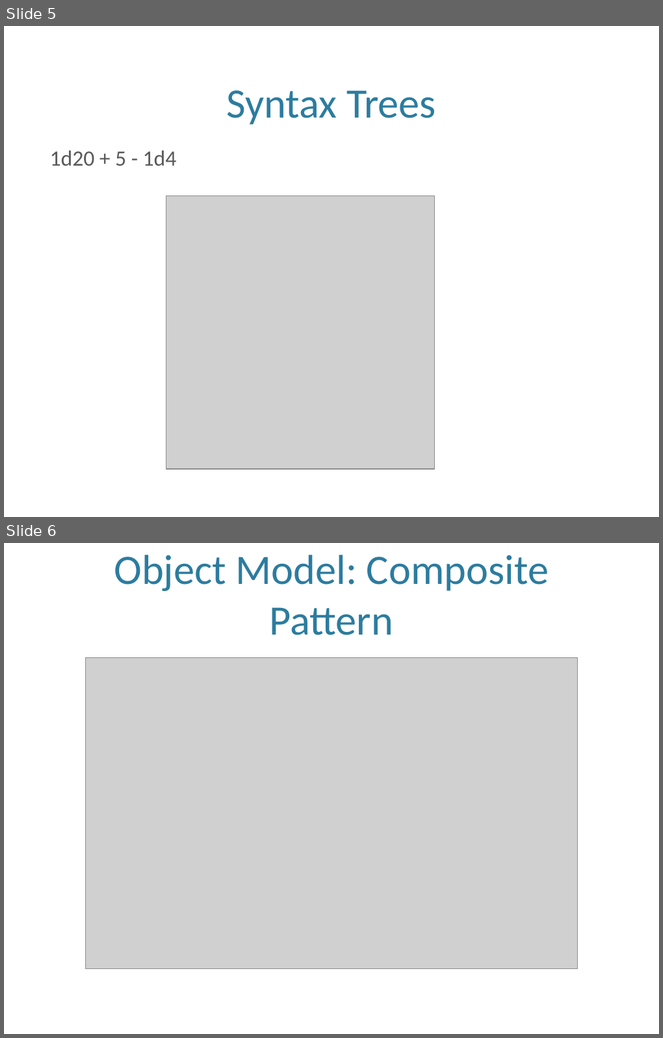
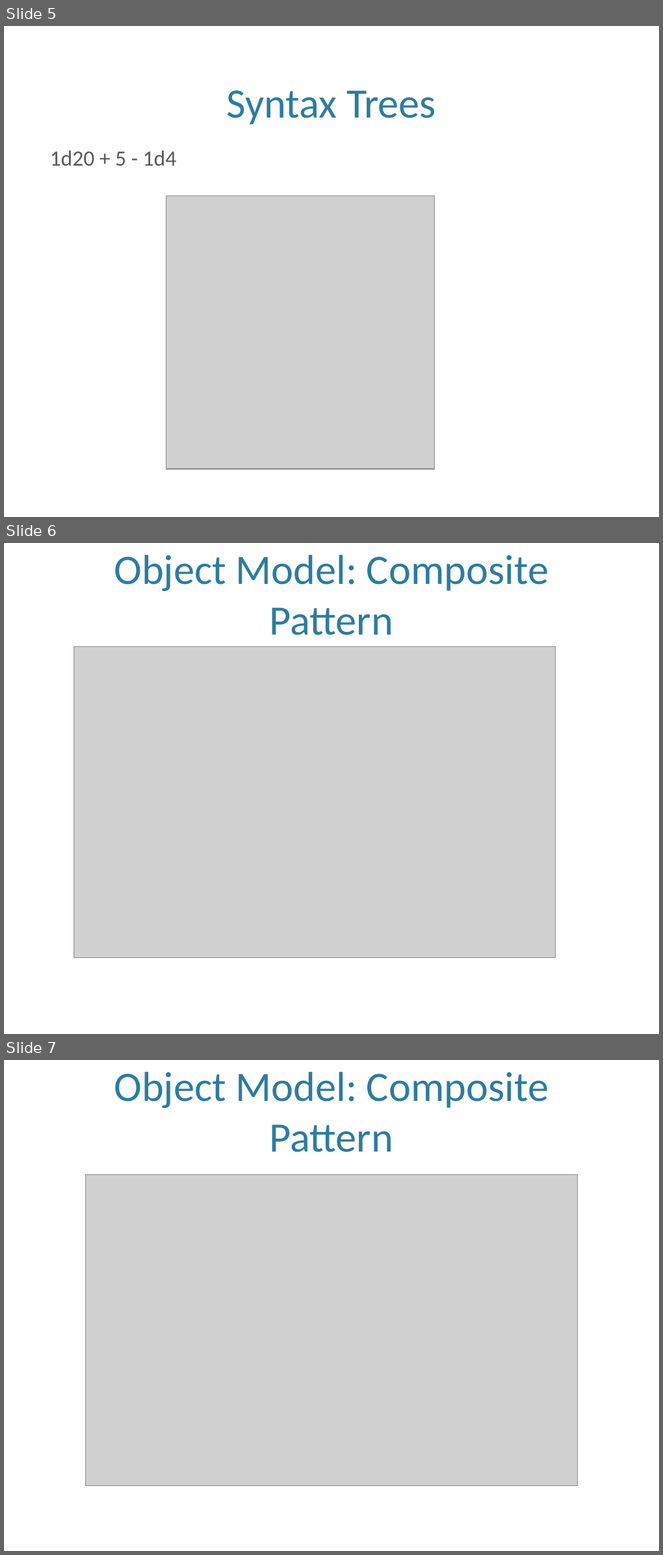
Before and after one commit to cpdevoto/dice-golem, a slide deck: little-language.pptx. Shown one above the other, each under a label of ours: slides 5 and 6 before the commit, slides 5, 6 and 7 after it. The pictures are 663x1038 and 663x1555 pixels, drawn with LibreOffice and Linux fonts; fonts in the diff are those of the drawing; grey boxes stand for pictures; background and template pictures are left out. Boxes give left, top, right and bottom in pixels: in the first picture for what was removed or moved away, otherwise in the second. Text is boxed around its words. In the diff, an @@ line names an element or a change of style, - is before the commit and + after.

```diff
--- a/little-language.pptx
+++ b/little-language.pptx
@@ slide 6 added at [4,543,659,1034], background picture (left out) @@
@@ title added at [114,555,549,635], 46 pt, text #2C7C9F @@
+Object Model: Composite Pattern
@@ picture added at [74,646,555,958] @@
@@ what was slide 6 is now slide 7 @@
```
Also in this commit, not shown: 1 slide changed.
